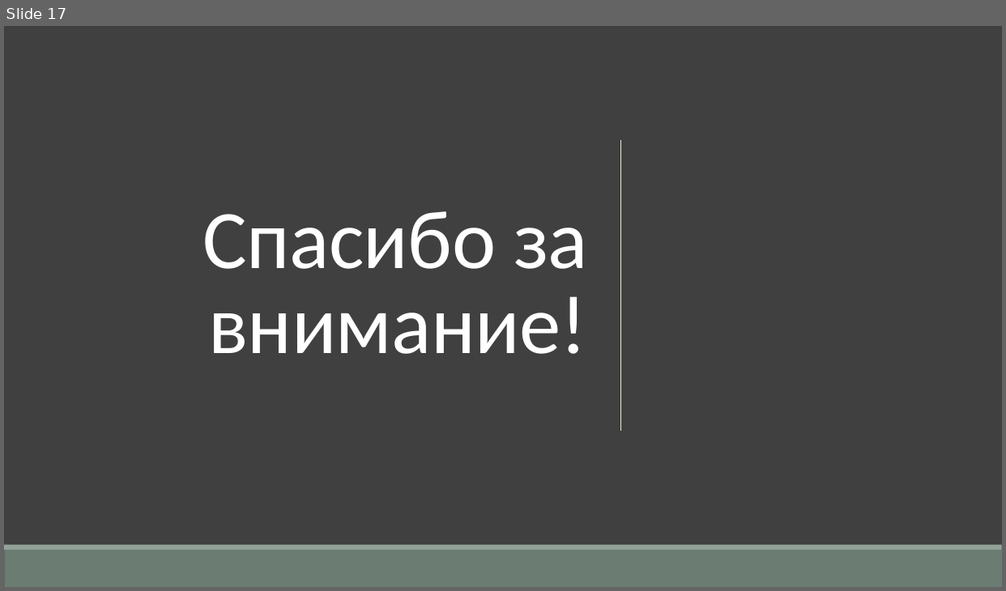
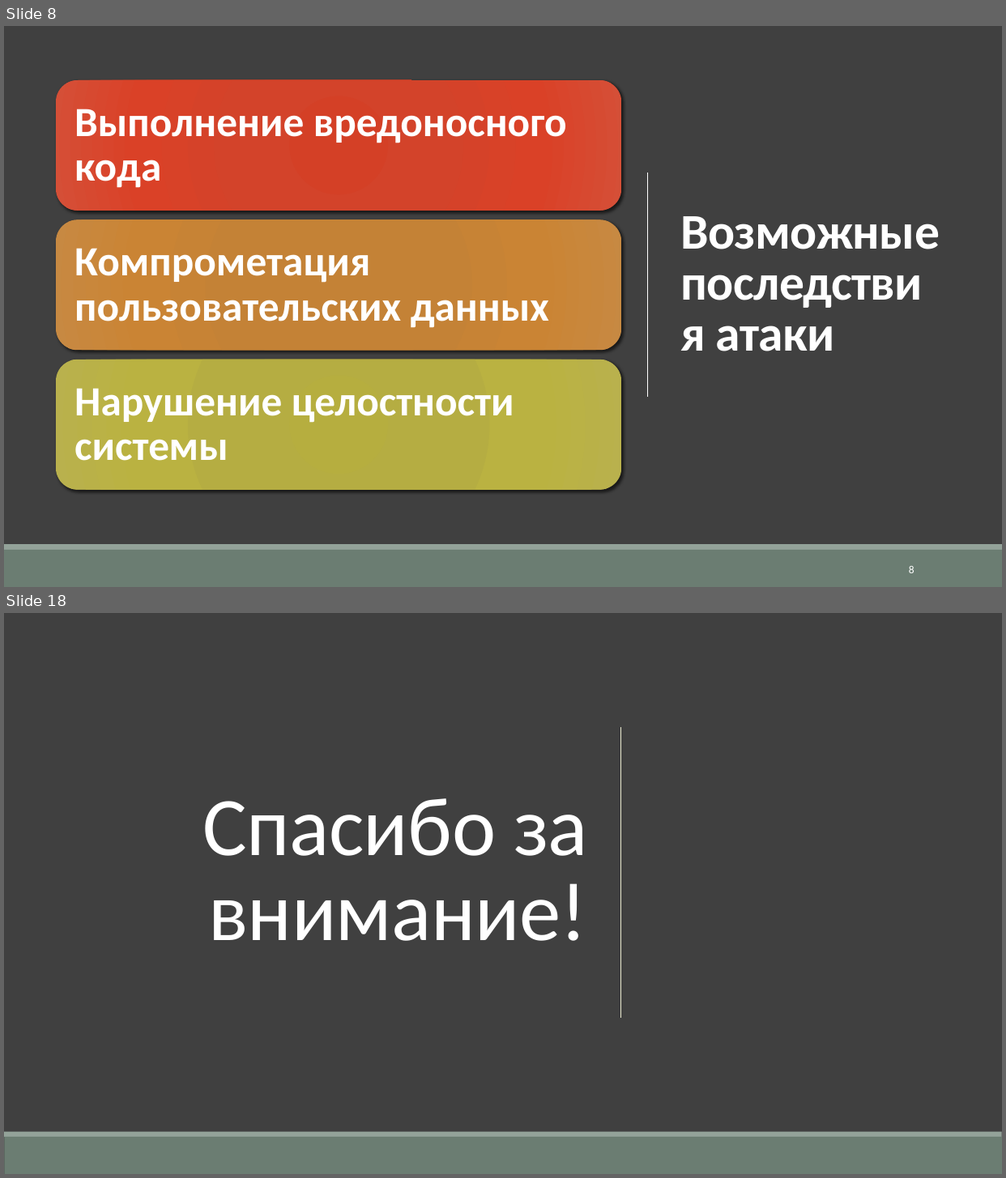
Before and after one commit to AknasMacefg/ITiABD, a slide deck: Курс 3/DevOps/ИД23-1_МасловАН_Отчёт по проекту.pptx. Shown one above the other, each under a label of ours: slide 17 before the commit, slides 8 and 18 after it; the slides between them are not shown. The pictures are 1006x591 and 1006x1178 pixels, drawn with LibreOffice and Linux fonts; fonts in the diff are those of the drawing. Boxes give left, top, right and bottom in pixels: in the first picture for what was removed or moved away, otherwise in the second. Text is boxed around its words. In the diff, an @@ line names an element or a change of style, - is before the commit and + after.

```diff
--- a/Курс 3/DevOps/ИД23-1_МасловАН_Отчёт по проекту.pptx
+++ b/Курс 3/DevOps/ИД23-1_МасловАН_Отчёт по проекту.pptx
@@ slide 8 added at (4, 26, 1002, 587), background #404040 @@
@@ rectangle added at (4, 26, 1002, 544), fill #404040 @@
@@ line added from (647, 173) to (647, 397), #FFFFFF 0.5 pt @@
@@ title added at (681, 216, 940, 352), 48 pt, text #FFFFFF, bold @@
+Возможные последствия атаки
@@ group added at (56, 80, 621, 490): 3 rounded rectangles, 3 texts @@
+Выполнение вредоносного кода
+Компрометация пользовательских данных
+Нарушение целостности системы
@@ rectangle added at (4, 544, 1002, 550), fill #93A299 @@
@@ rectangle added at (4, 550, 1002, 587), fill #6B7D72 @@
@@ page number added at (909, 566, 914, 574), 10.5 pt, text #FFFFFF @@
+8
@@ what was slide 17 is now slide 18 @@
```
Also in this commit, not shown: 4 slides changed, 12 other slides added, 12 slides removed, 4 other files.
